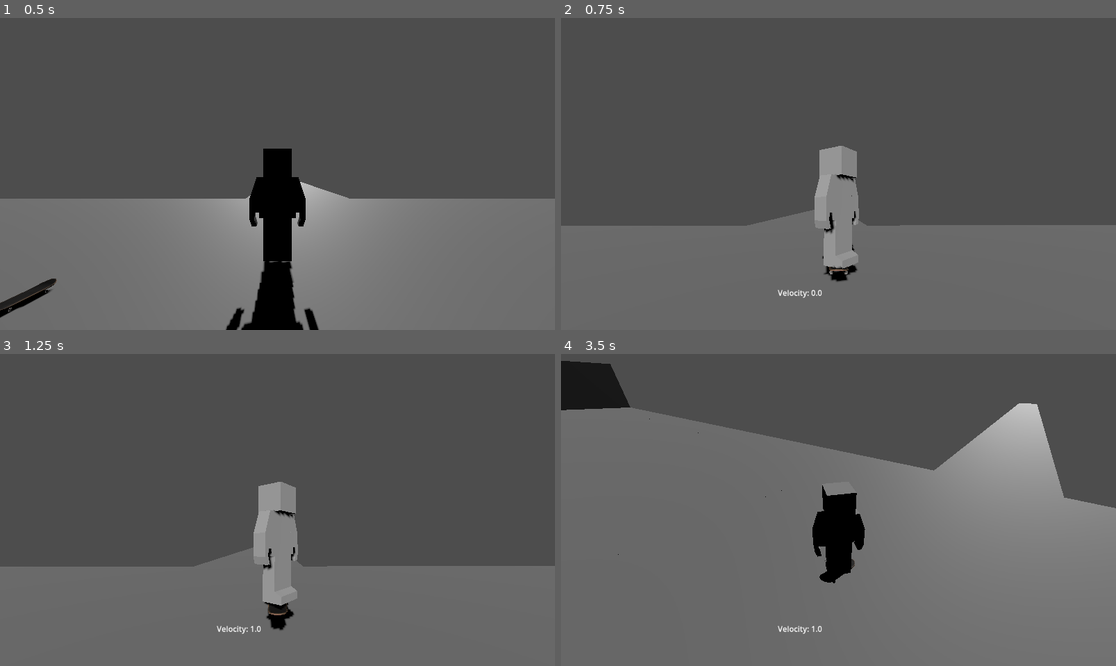
Above: before the commit, frames 1-4 (two rows, left to right).
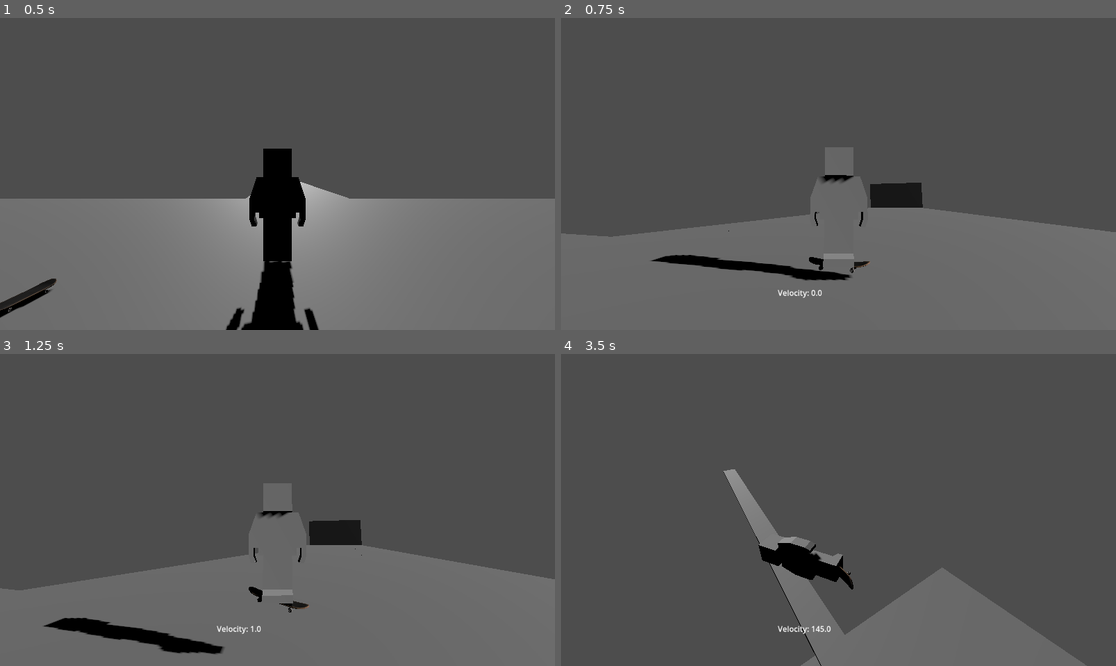
Above: after the commit, the same moments.

Repository: crepuljastefan/godot-skater-game
Game: Godot game, scene res://main.tscn
Two runs of this game, one before a commit and one after it. Both use one fixed random seed, a clock stepped at 60 frames per second and the inputs below.
Inputs (mouse positions are in pixels of both pictures, inside the frame that each line leads up to):
- Up to frame 1 (0.5 s): no input
- Up to frame 2 (0.75 s): move the mouse to (866, 174) at 0.52 s; hold D (move_right) from 0.53 s (still down); tap F (mount_vehicle) at 0.6 s
- Up to frame 3 (1.25 s): keep holding D (move_right); tap Space (jump) at 0.77, 0.8, 1.07 s
- Up to frame 4 (3.5 s): move the mouse to (810, 510) at 1.27 s; release D (move_right) at 1.28 s; hold S (brake) 1.28-2.03 s; tap Space (jump) at 1.35, 1.52, 1.82, 2.3, 3.02, 3.32 s; tap F (mount_vehicle) at 1.55, 2.85 s; move the mouse to (849, 503) at 2.02 s; hold D (move_right) from 2.03 s (still down); tap W (drive) at 2.1 s; move the mouse to (832, 516) at 2.77 s

Frame 1 is identical in both runs. In frame 2, 6.4% of the frame differs, in the area x 0-100%, y 40-85%; in frame 3, 8.1%; in frame 4, 63%, in the area x 0-100%, y 2-100%.

Commit message:
Fixed player basis when dismounting skate, was moving in wrong direction before after dismount..

Diff:
--- a/Scenes/skate.gd
+++ b/Scenes/skate.gd
@@ -9,12 +9,12 @@
 var fall_acceleration = 20
 var is_player_attached = false
 var original_rotation
+var original_basis
 var velocity_label
 func _ready() -> void:
 	player = $"../Player"
 	velocity_label = $CanvasLayer/Label
 	velocity_label.visible = false
-	original_rotation = player.rotation.normalized()
 	camera = get_parent().get_node("Player").get_child(3)
 func is_on_floor() -> bool:
 	var raycasts = [$RayCast3D,$RayCast3D2,$RayCast3D3,$RayCast3D4]
@@ -25,73 +25,83 @@
 func mount_player():
 
 	if Input.is_action_just_pressed("mount_vehicle"):
+		original_basis = player.get_child(0).basis
+		original_rotation = player.rotation.y
 		is_player_attached = true
 		player.active = false
 		position = player.position
-		player.position = position + Vector3(0,0.5,0)
+		player.rotation.y = 5
+		player.position += Vector3(0,0.5,0)
 func _process(delta: float) -> void:
 	velocity_label.text = "Velocity: " + str(floor(linear_velocity.length()))
 func _physics_process(delta: float) -> void:
 	mount_player()
-	original_rotation = player.rotation
+	print("plejer" + str(player.get_child(0).basis))
 	if is_player_attached:
 		velocity_label.visible =  true
-
+		if Input.is_action_just_pressed("ui_copy"):
+			player.rotation.y = -player.rotation.y
+			camera.rotation.y = -camera.rotation.y
 		if Input.is_action_just_pressed("ui_cancel"):
 			player.active = true
 			player.position = Vector3(0,0,0)
-			player.rotation = original_rotation
+			player.rotation.y = original_rotation
 			is_player_attached = false
 
 		if Input.is_action_just_pressed("jump"):
 			anim_player.play("ollie")
-			apply_central_impulse(Vector3(0,1000,0))
+			apply_central_impulse(Vector3(0,2000,0))
 		if camera.camera_locked:
-			if Input.is_action_just_pressed("ollie_down"):
-				$Timer.start(0.2)
-			if Input.is_action_just_pressed("ollie_up") and not $Timer.is_stopped():
-				anim_player.play("ollie")
-				apply_central_impulse(Vector3(0,1000,0))
-				$Timer.is_stopped()
-				$Timer.start(0.2)
-			if not is_on_floor() and not $Timer.is_stopped():
+			if is_on_floor():
+				if Input.is_action_just_pressed("ollie_down"):
+					$Timer.start(0.2)
+				if Input.is_action_just_pressed("ollie_up") and not $Timer.is_stopped():
+					$Timer.stop()
+
+					anim_player.play("ollie")
+					apply_central_impulse(Vector3(0,3000,0))
+					$Timer2.start(0.017)
+			if not is_on_floor() and not $Timer2.is_stopped():
 				if Input.is_action_just_pressed("move_forward"):
+					print($Timer2.time_left)
 					anim_player.play("kickflip")
-					$Timer.stop()
+					$Timer2.stop()
 					print("kickflip")
 				elif Input.is_action_just_pressed("move_right"):
 					anim_player.play("heel!!")
-					$Timer.stop()
+					$Timer2.stop()
 					print("heel")
 				elif Input.is_action_just_pressed("move_back"):
 					anim_player.play("fs_shuv")
 					print("fs_shuv")
-					$Timer.stop()
+					$Timer2.stop()
 		elif camera.camera_locked2:
-			if Input.is_action_just_pressed("ollie_down"):
-				$Timer.start(0.2)
-			if Input.is_action_just_pressed("ollie_up") and not $Timer.is_stopped():
-				anim_player.play("ollie")
-				apply_central_impulse(Vector3(0,1000,0))
-				$Timer.stop()
-				$Timer.start(0.2)
-			if not is_on_floor() and not $Timer.is_stopped():
+			if is_on_floor():
+				if Input.is_action_just_pressed("ollie_down"):
+					$Timer.start(0.2)
+				if Input.is_action_just_pressed("ollie_up") and not $Timer.is_stopped():
+						anim_player.play("ollie")
+						apply_central_impulse(Vector3(0,3000,0))
+						$Timer2.start(0.017)
+						print($Timer.is_stopped())
+
+			if not is_on_floor() and not $Timer2.is_stopped():
 				if Input.is_action_just_pressed("move_forward"):
 					anim_player.play("lazerflip")
 					print("lazerflip")
-					$Timer.stop()
+					$Timer2.stop()
 				elif Input.is_action_just_pressed("move_right"):
 					anim_player.play("trifip")
 					print("triflip")
-					$Timer.stop()
+					$Timer2.stop()
 				elif Input.is_action_just_pressed("move_back"):
 					anim_player.play("dopefein")
 					print("dopefein")
-					$Timer.stop()
+					$Timer2.stop()
 				elif Input.is_action_just_pressed("move_left"):
 					anim_player.play("shuvit")
 					print("shuvit")
-					$Timer.stop()
+					$Timer2.stop()
 
 
 
@@ -105,7 +115,7 @@
 			engine_force = 0
 
 		player.position = position
-		player.rotation.y = rotation.y
+		player.get_child(0).basis = basis
 		#player.rotation = rotation
 
 	else:
